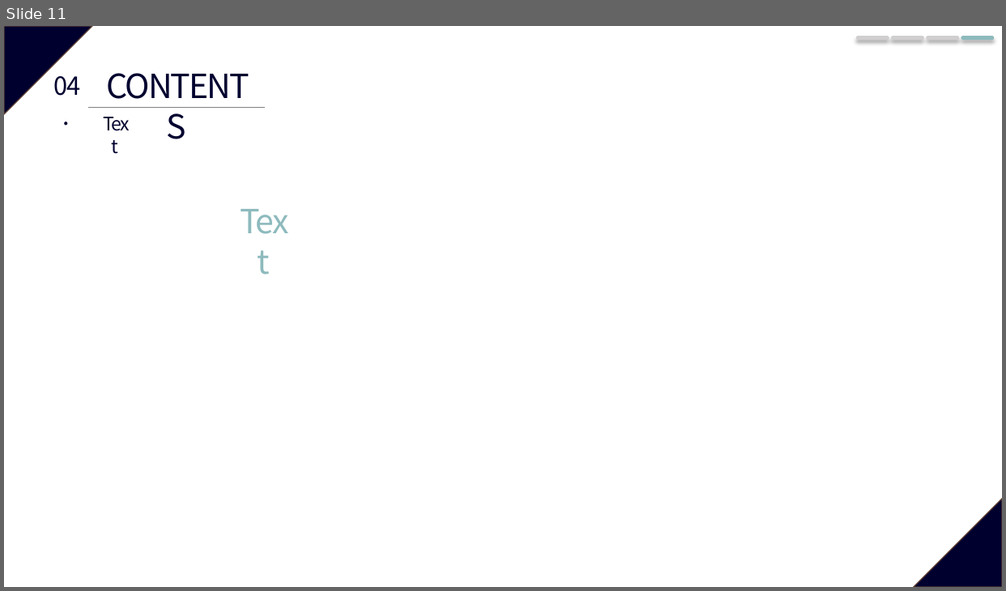
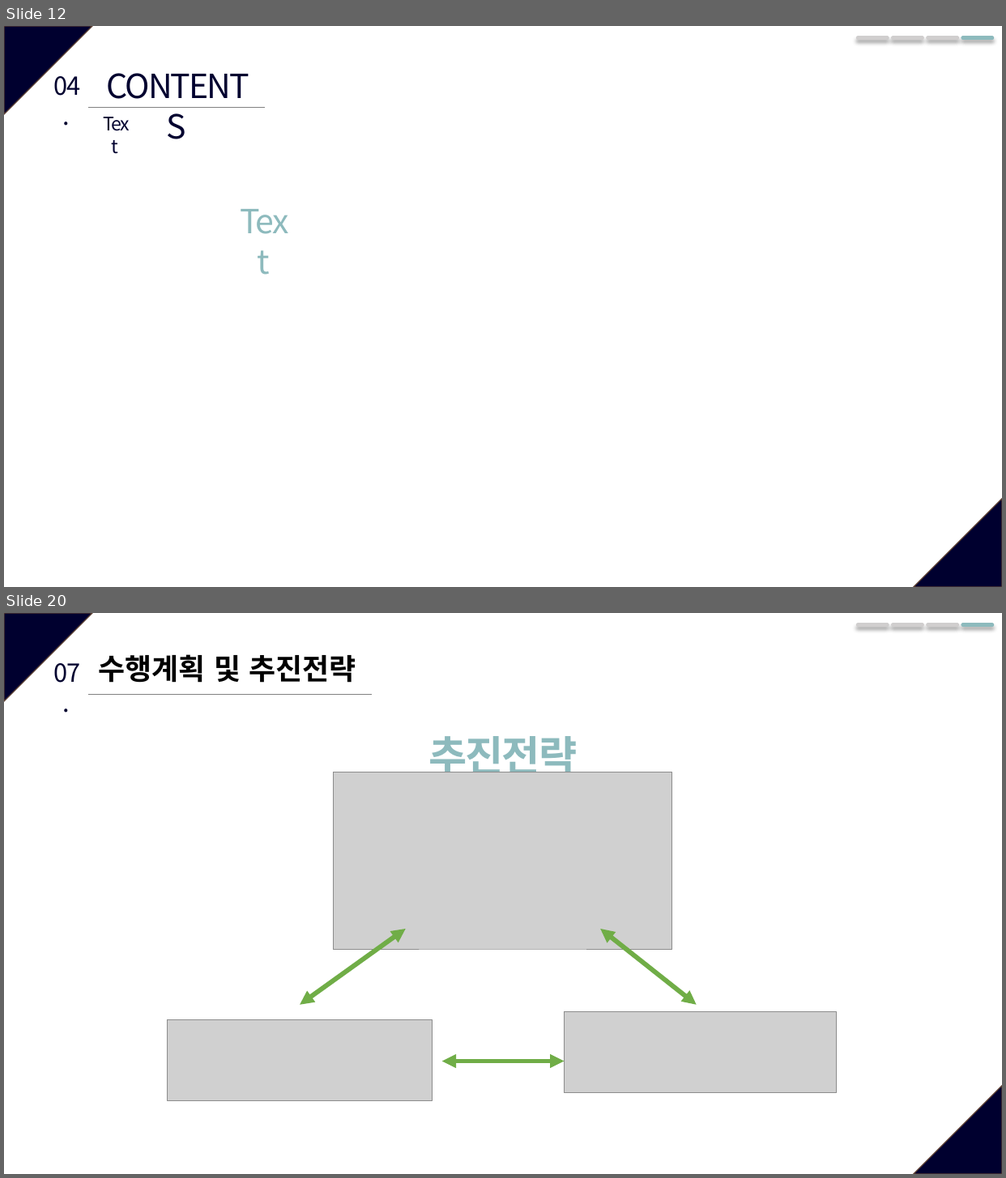
Before and after one commit to JeongJuhyeon/KNUBus, a slide deck: designdocs/Project Plan Presentation.pptx. Shown one above the other, each under a label of ours: slide 11 before the commit, slides 12 and 20 after it; the slides between them are not shown. The pictures are 1006x591 and 1006x1178 pixels, drawn with LibreOffice and Linux fonts; fonts in the diff are those of the drawing; grey boxes stand for pictures. Boxes give left, top, right and bottom in pixels: in the first picture for what was removed or moved away, otherwise in the second. Text is boxed around its words. In the diff, an @@ line names an element or a change of style, - is before the commit and + after.

```diff
--- a/designdocs/Project Plan Presentation.pptx
+++ b/designdocs/Project Plan Presentation.pptx
@@ slide 20 added at [4, 613, 1002, 1174], background #FFFFFF; not listed: 2 template elements that a slide beside it also shows @@
@@ line added from (859, 625) to (888, 625), #D0CECE 3.5 pt @@
@@ line added from (893, 625) to (923, 625), #D0CECE 3.5 pt @@
@@ line added from (928, 625) to (957, 625), #D0CECE 3.5 pt @@
@@ line added from (963, 625) to (992, 625), #8DBABD 3.5 pt @@
@@ text added at [99, 654, 356, 683], 28 pt, text #000000, bold @@
+수행계획 및 추진전략
@@ text added at [54, 663, 80, 683], 24 pt, text #00002F @@
+07.
@@ line added from (88, 694) to (372, 694), #808080 0.5 pt @@
@@ text added at [428, 736, 577, 781], 40 pt, text #8DBABD, bold @@
+추진전략
@@ picture added at [334, 773, 671, 949] @@
@@ double arrow added from (405, 929) to (300, 1005), #70AD47 4.5 pt @@
@@ double arrow added from (697, 1005) to (601, 929), #70AD47 4.5 pt @@
@@ picture added at [167, 1020, 432, 1101] @@
@@ picture added at [564, 1012, 837, 1093] @@
@@ double arrow added from (564, 1062) to (442, 1062), #70AD47 4.5 pt @@
@@ what was slide 11 is now slide 12 @@
```
Also in this commit, not shown: 1 slide changed, 17 other slides added, 8 slides removed.
